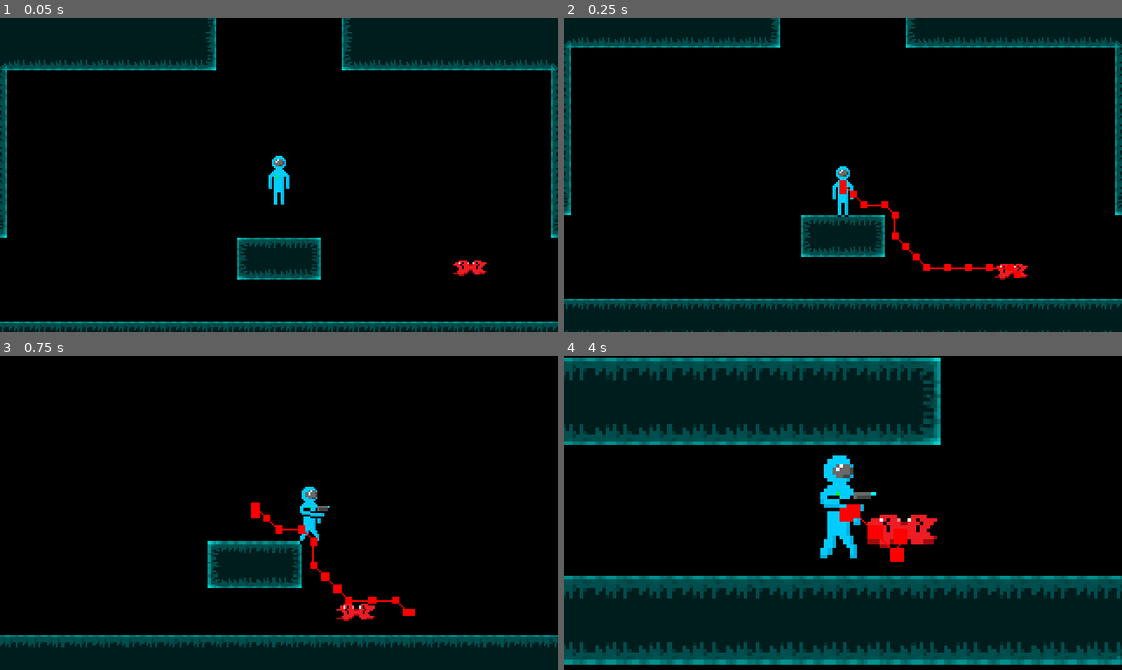
Above: before the commit, frames 1-4 (two rows, left to right).
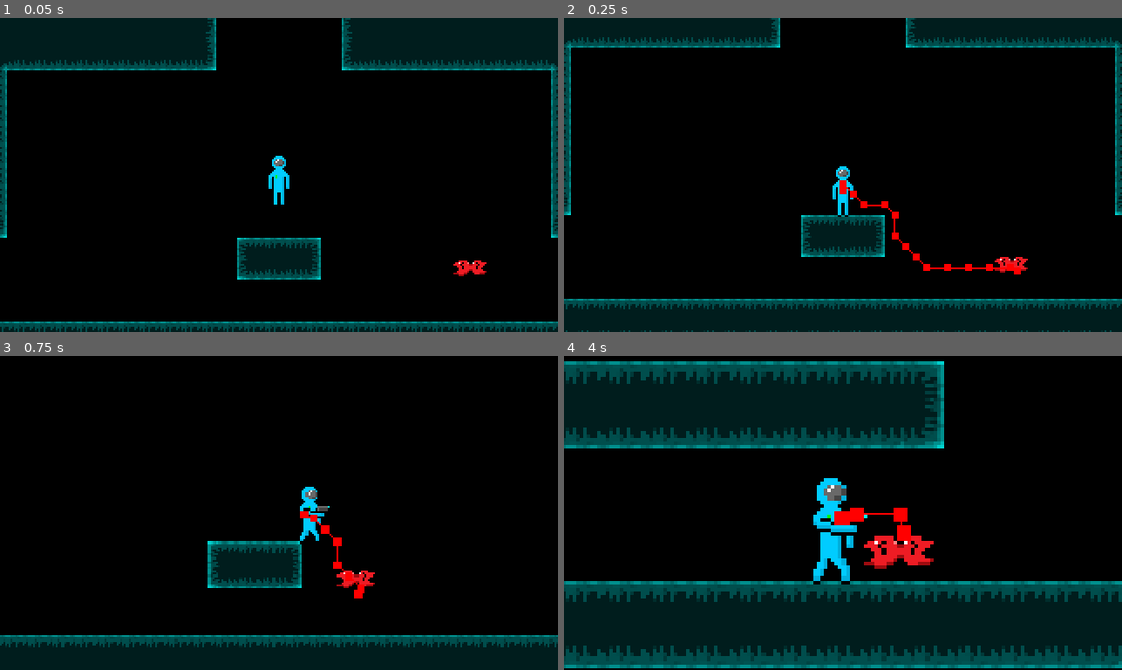
Above: after the commit, the same moments.

Repository: TheBlueRuby/GodotPlatformTest
Game: Godot game, scene res://Scenes/GameLoop.tscn
The game is run twice, just before and just after one commit, with the same random seed, the same clock (stepped at 60 frames per second) and the same inputs.
Inputs (mouse positions are in pixels of both pictures, inside the frame that each line leads up to):
- Up to frame 1 (0.05 s): no input
- Up to frame 2 (0.25 s): no input
- Up to frame 3 (0.75 s): move the mouse to (401, 497) at 0.52 s; hold Right (move_right) from 0.53 s (still down); hold Mouse wheel up (zoom_in) from 0.53 s (still down)
- Up to frame 4 (4 s): move the mouse to (731, 528) at 1.27 s; release Mouse wheel up (zoom_in) at 1.28 s; tap Mouse wheel down (zoom_out) at 1.35, 2.85 s; move the mouse to (898, 443) at 2.02 s; release Right (move_right) at 2.03 s; hold Left (move_left) 2.03-2.78 s; hold Mouse wheel up (zoom_in) 2.03-2.78 s; move the mouse to (815, 575) at 2.77 s; hold Right (move_right) from 2.78 s (still down); move the mouse to (1010, 560) at 3.52 s; hold Mouse wheel up (zoom_in) from 3.53 s (still down)

Frame 1 is identical in both runs. In frame 2, 0.2% of the frame differs, in the area x 77-84%, y 76-84%; in frame 3, 1.3%; in frame 4, 18%, in the area x 0-100%, y 0-100%.

Commit message:
increased enemy jump height to get on some platforms

Diff:
--- a/Scripts/walking-enemy.gd
+++ b/Scripts/walking-enemy.gd
@@ -2,7 +2,7 @@
 extends CharacterBody2D
 
 @export var speed = 100
-@export var jump_vel = 350.0
+@export var jump_vel = 450.0
 
 @export var player: Node2D
 @onready var nav_agent := $NavigationAgent2D as NavigationAgent2D
